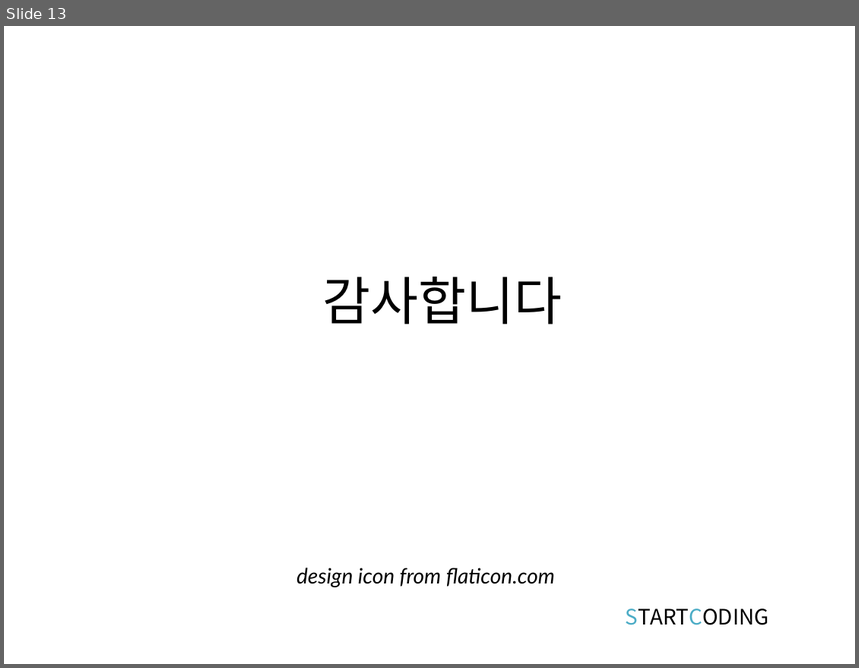
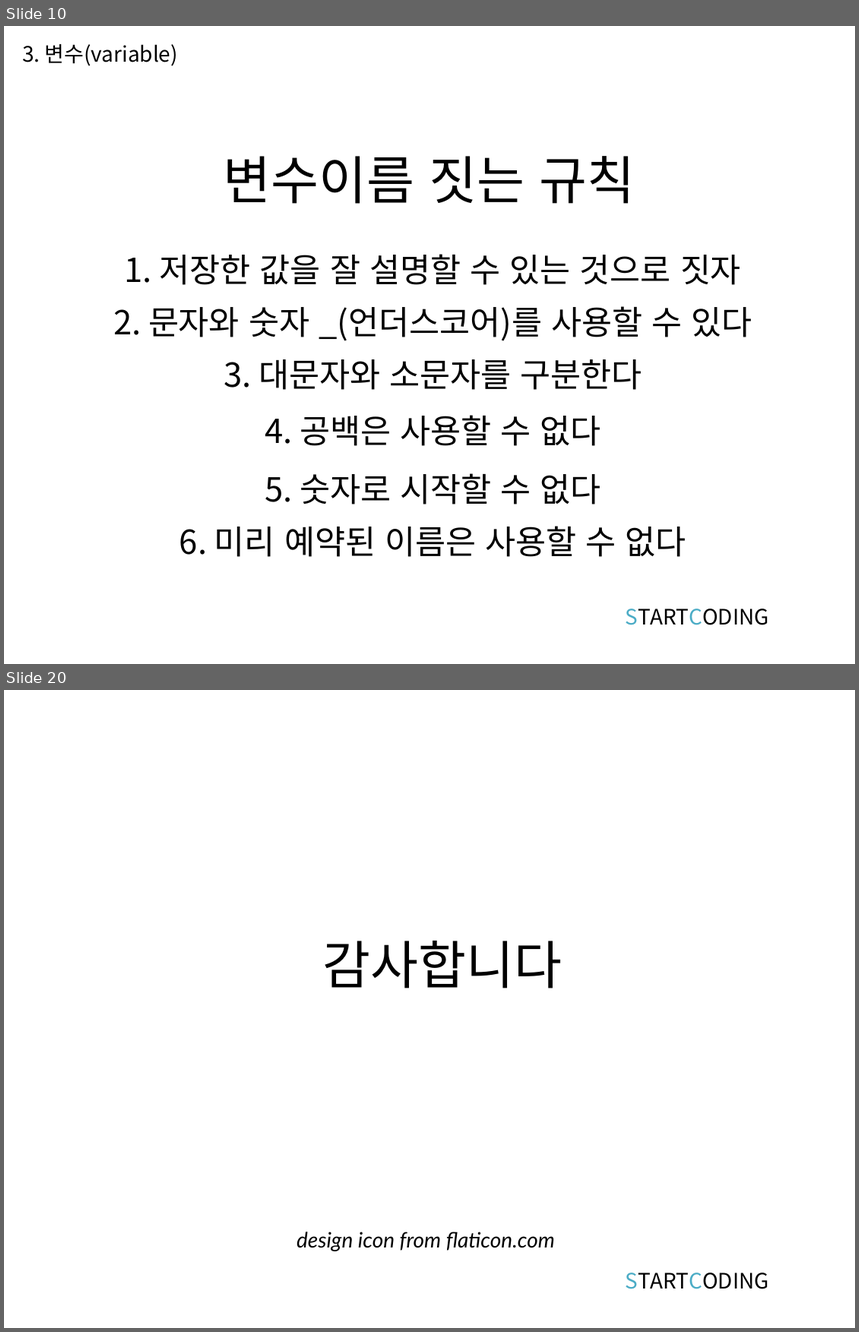
Before and after one commit to kwonkijun/web, a slide deck: 프론트엔드기초(PPT)/JAVASCRIPT 3강_변수와 데이터타입 - 복사본.pptx. Shown one above the other, each under a label of ours: slide 13 before the commit, slides 10 and 20 after it; the slides between them are not shown. The pictures are 859x668 and 859x1332 pixels, drawn with LibreOffice and Linux fonts; fonts in the diff are those of the drawing. Boxes give left, top, right and bottom in pixels: in the first picture for what was removed or moved away, otherwise in the second. Text is boxed around its words. In the diff, an @@ line names an element or a change of style, - is before the commit and + after.

```diff
--- a/프론트엔드기초(PPT)/JAVASCRIPT 3강_변수와 데이터타입 - 복사본.pptx
+++ b/프론트엔드기초(PPT)/JAVASCRIPT 3강_변수와 데이터타입 - 복사본.pptx
@@ slide 10 added at (x1=4, y1=26, x2=855, y2=664), background #FFFFFF @@
@@ text added at (x1=22, y1=44, x2=178, y2=66), 18 pt, text #000000 @@
+3. 변수(variable)
@@ title added at (x1=224, y1=156, x2=636, y2=204), 44 pt, text #000000 @@
+변수이름 짓는 규칙
@@ text added at (x1=125, y1=254, x2=741, y2=285), 28 pt, text #000000 @@
+1. 저장한 값을 잘 설명할 수 있는 것으로 짓자
@@ text added at (x1=113, y1=306, x2=753, y2=341), 28 pt, text #000000 @@
+2. 문자와 숫자 _(언더스코어)를 사용할 수 있다
@@ text added at (x1=224, y1=360, x2=642, y2=390), 28 pt, text #000000 @@
+3. 대문자와 소문자를 구분한다
@@ text added at (x1=265, y1=415, x2=601, y2=446), 28 pt, text #000000 @@
+4. 공백은 사용할 수 없다
@@ text added at (x1=265, y1=474, x2=601, y2=505), 28 pt, text #000000 @@
+5. 숫자로 시작할 수 없다
@@ text added at (x1=180, y1=526, x2=686, y2=557), 28 pt, text #000000 @@
+6. 미리 예약된 이름은 사용할 수 없다
@@ text added at (x1=626, y1=609, x2=769, y2=626), 18 pt, text #000000 @@
+STARTCODING
@@ what was slide 13 is now slide 20 @@
```
Also in this commit, not shown: 6 slides changed, 12 other slides added, 6 slides removed, 2 other files.
